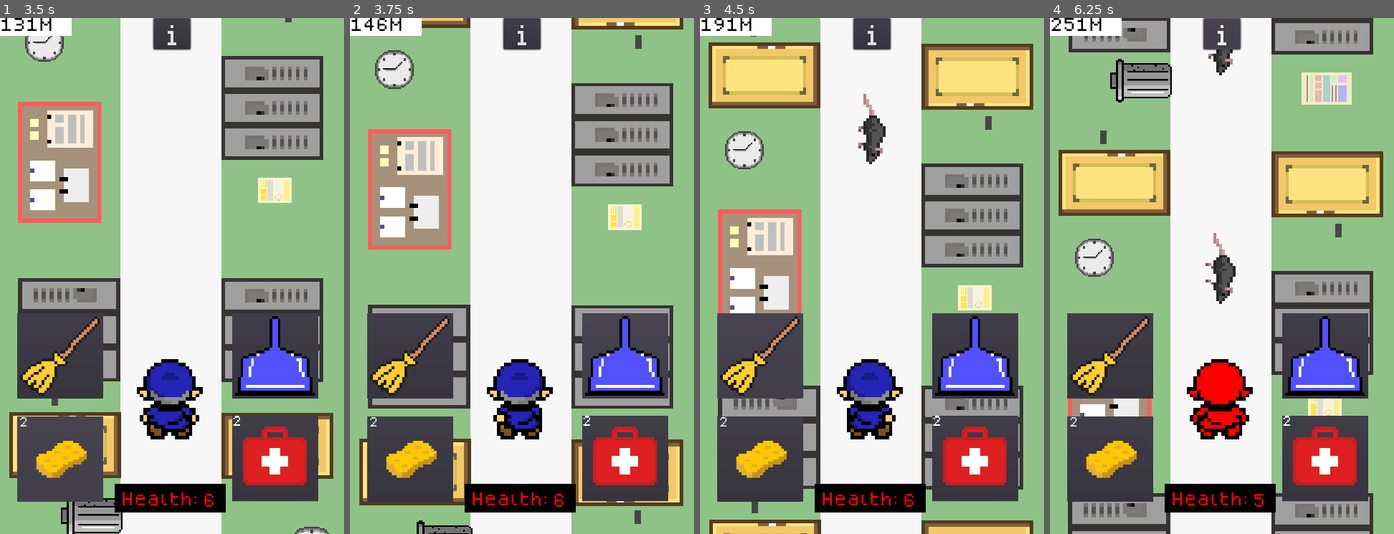
Above: before the commit, frames 1-4 (left to right).
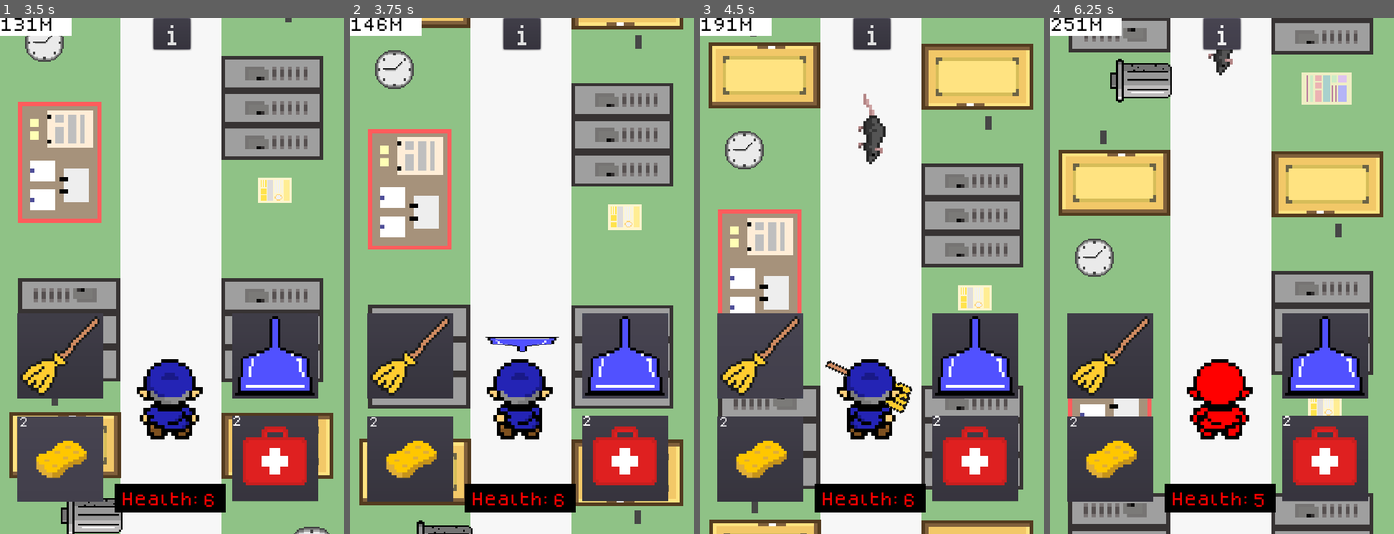
Above: after the commit, the same moments.

Repository: TheBroham7/Project-Sweep
Game: Godot game, scene res://scenes/title_screen.tscn
Same seed, same stepped clock (60 frames per second), same inputs: the game is played once before the commit and once after it.
Inputs (mouse positions are in pixels of both pictures, inside the frame that each line leads up to):
- Up to frame 1 (3.5 s): click "Click to Start" at 0.5 s; click "NEW GAME" at 1.25 s; click (275, 456) at 2 s; click (58, 456) at 2.75 s
- Up to frame 2 (3.75 s): click (625, 353) at 3.5 s
- Up to frame 3 (4.5 s): click (758, 353) at 4.25 s
- Up to frame 4 (6.25 s): click "i" at 5 s; click "i" at 5.75 s

Frame 1 is identical in both runs. In frame 2, 0.3% of the frame differs, in the area x 39-61%, y 61-65%; in frame 3, 0.3%; in frame 4, 0.5%, in the area x 45-54%, y 41-56%.

Commit message:
weapon-visuals
added a visual indicator for broom, added a visual indicator for dustpan

Diff:
--- a/scenes/broom.gd
+++ b/scenes/broom.gd
@@ -1,4 +1,15 @@
-extends Sprite
+extends Area2D
+
+func _ready():
+	hide()
+	rotation = 0
 
 func _process(delta):
-	rotation_degrees += -5
+	rotation_degrees += -10
+
+func _on_Player_broom():
+	$SwingAnimation.start()
+	show()
+
+func _on_SwingAnimation_timeout():
+	hide()
--- a/scenes/broom.tscn
+++ b/scenes/broom.tscn
@@ -8,6 +8,8 @@
 
 [node name="broom" type="Area2D"]
 position = Vector2( 229, 420 )
+scale = Vector2( 2, 2 )
+script = ExtResource( 2 )
 __meta__ = {
 "_edit_group_": true
 }
@@ -15,8 +17,12 @@
 [node name="Sprite" type="Sprite" parent="."]
 scale = Vector2( 0.1, 0.1 )
 texture = ExtResource( 1 )
-script = ExtResource( 2 )
 
 [node name="CollisionShape2D" type="CollisionShape2D" parent="."]
 position = Vector2( 2, 2 )
 shape = SubResource( 2 )
+
+[node name="SwingAnimation" type="Timer" parent="."]
+wait_time = 0.4
+
+[connection signal="timeout" from="SwingAnimation" to="." method="_on_SwingAnimation_timeout"]
--- /dev/null
+++ b/scenes/dustpan.gd
@@ -0,0 +1,11 @@
+extends Area2D
+
+func _ready():
+	hide()
+
+func _on_Player_dustpan():
+	$blockanimation.start()
+	show()
+
+func _on_blockanimation_timeout():
+	hide()
--- /dev/null
+++ b/scenes/dustpan.tscn
@@ -0,0 +1,27 @@
+[gd_scene load_steps=4 format=2]
+
+[ext_resource path="res://scenes/dustpan.gd" type="Script" id=1]
+[ext_resource path="res://assets/weapons/weapon_dustpan.png" type="Texture" id=2]
+
+[sub_resource type="RectangleShape2D" id=1]
+extents = Vector2( 57.5, 10 )
+
+[node name="dustpan" type="Area2D"]
+position = Vector2( -235, -293 )
+scale = Vector2( 2, 2 )
+script = ExtResource( 1 )
+
+[node name="Sprite" type="Sprite" parent="."]
+position = Vector2( 238, 395 )
+rotation = 3.14159
+scale = Vector2( 0.1, 0.02 )
+texture = ExtResource( 2 )
+
+[node name="CollisionShape2D" type="CollisionShape2D" parent="."]
+position = Vector2( 238.5, 394 )
+shape = SubResource( 1 )
+
+[node name="blockanimation" type="Timer" parent="."]
+wait_time = 0.4
+
+[connection signal="timeout" from="blockanimation" to="." method="_on_blockanimation_timeout"]
--- a/scenes/player.tscn
+++ b/scenes/player.tscn
@@ -1,5 +1,4 @@
-
-[gd_scene load_steps=17 format=2]
+[gd_scene load_steps=19 format=2]
 
 [ext_resource path="res://scripts/player.gd" type="Script" id=1]
 [ext_resource path="res://assets/janitor/janitor_idle.png" type="Texture" id=2]
@@ -15,6 +14,8 @@
 [ext_resource path="res://assets/music/weapon_block.wav" type="AudioStream" id=12]
 [ext_resource path="res://assets/music/damage_dealt.wav" type="AudioStream" id=13]
 [ext_resource path="res://assets/music/enemy_died.wav" type="AudioStream" id=14]
+[ext_resource path="res://scenes/broom.tscn" type="PackedScene" id=15]
+[ext_resource path="res://scenes/dustpan.tscn" type="PackedScene" id=16]
 
 [sub_resource type="SpriteFrames" id=1]
 animations = [ {
@@ -47,6 +48,13 @@
 scale = Vector2( 0.45, 0.45 )
 script = ExtResource( 1 )
 
+[node name="dustpan" parent="." instance=ExtResource( 16 )]
+position = Vector2( -908.889, -1400 )
+
+[node name="broom" parent="." instance=ExtResource( 15 )]
+position = Vector2( -435.556, -484.444 )
+scale = Vector2( 2, 2 )
+
 [node name="Animation" type="AnimatedSprite" parent="."]
 position = Vector2( -435, -435 )
 scale = Vector2( 0.284539, 0.284539 )
@@ -55,7 +63,7 @@
 frame = 1
 
 [node name="Collision" type="CollisionShape2D" parent="."]
-position = Vector2( -437, -440 )
+position = Vector2( -435.556, -440 )
 shape = SubResource( 2 )
 
 [node name="AnimationTimer" type="Timer" parent="."]
@@ -76,8 +84,7 @@
 [node name="Damage" type="AudioStreamPlayer" parent="."]
 stream = ExtResource( 13 )
 
-[node name="broom_spawn" type="Position2D" parent="."]
-position = Vector2( -433.333, -435.556 )
-
+[connection signal="broom" from="." to="broom" method="_on_Player_broom"]
+[connection signal="dustpan" from="." to="dustpan" method="_on_Player_dustpan"]
 [connection signal="timeout" from="AnimationTimer" to="." method="_on_AnimationTimer_timeout"]
 [connection signal="timeout" from="ColorTimer" to="." method="_on_ColorTimer_timeout"]
--- a/scripts/Rat.gd
+++ b/scripts/Rat.gd
@@ -12,6 +12,7 @@
 	if ratpushback == false:
 		global_position += velocity * delta
 	elif ratpushback == true:
+		queue_free()
 		$PushBackTimer.start()
 		global_position -= velocity*delta
 	pass
--- a/scripts/player.gd
+++ b/scripts/player.gd
@@ -3,6 +3,7 @@
 signal dead
 signal update_health
 signal broom
+signal dustpan
 
 var player_health = 5
 var screen_size
@@ -57,6 +58,7 @@
 
 
 func _on_weapon_buttons_block():
+	emit_signal("dustpan")
 	$AnimationTimer.start()
 	$Animation.play()
 	$Animation.animation = "block"
